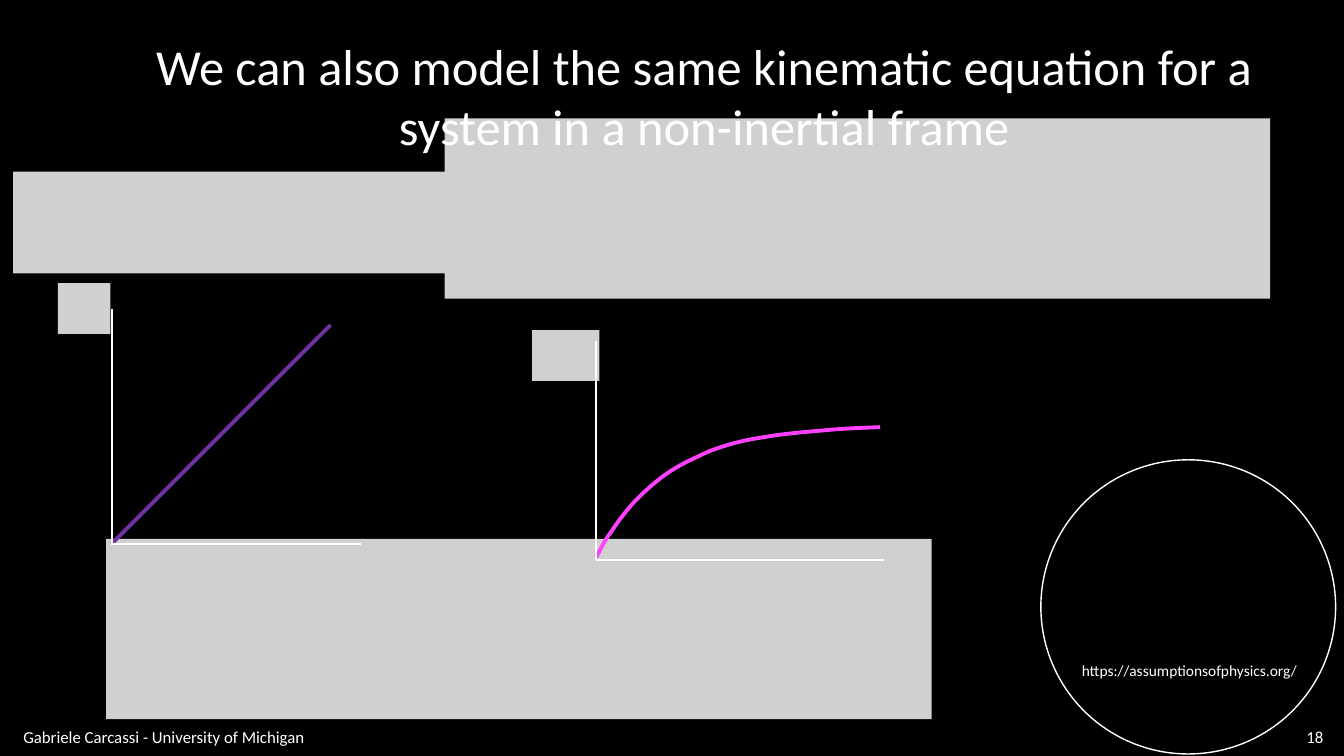
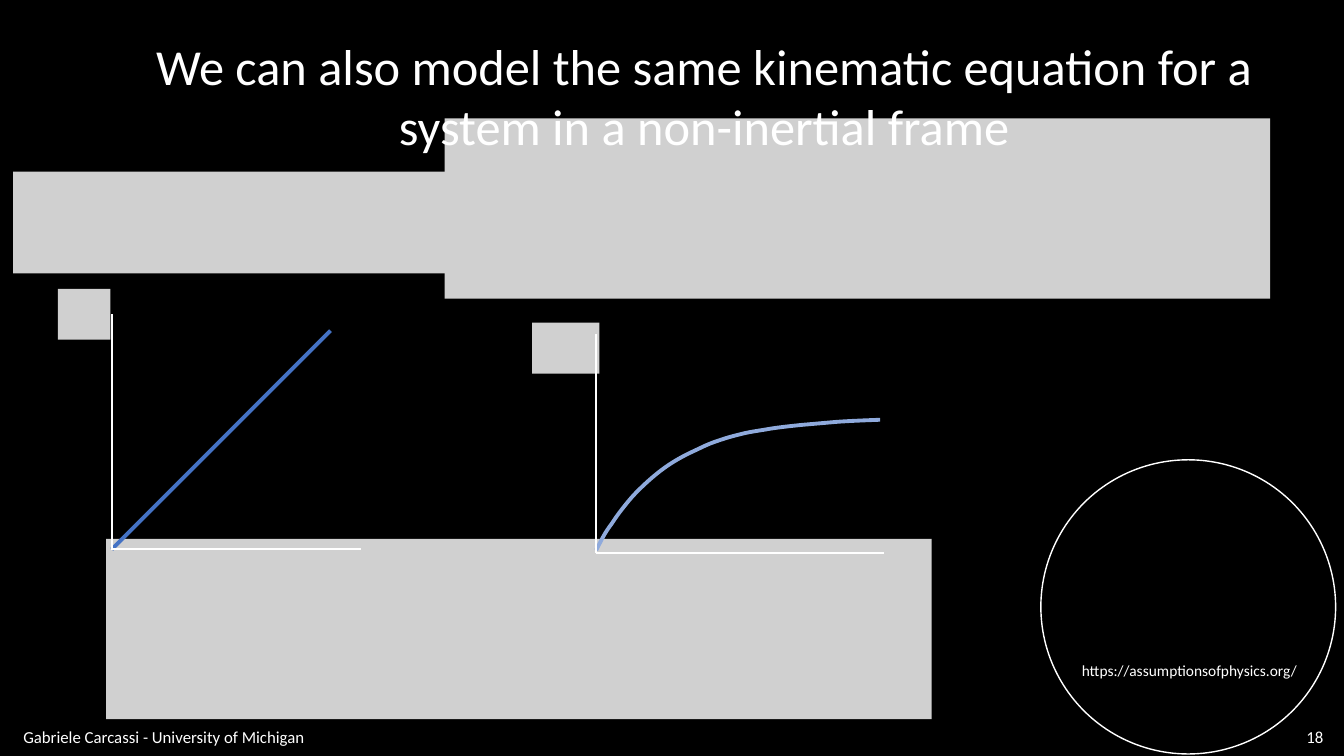
Before and after one commit to assumptionsofphysics/slides, a slide deck: slide 18 of BookCompanions-v2/RP-Class-2.pptx. Drawn at 1344x756 pixels with LibreOffice and Linux fonts; fonts in the diff are those of the drawing; grey boxes stand for pictures; background and template pictures are left out. Boxes give left, top, right and bottom in pixels: in the first picture for what was removed or moved away, otherwise in the second. Text is boxed around its words. In the diff, an @@ line names an element or a change of style, - is before the commit and + after.

```diff
--- a/BookCompanions-v2/RP-Class-2.pptx
+++ b/BookCompanions-v2/RP-Class-2.pptx
@@ 2 pictures, 2 freeform shapes, 1 line: place and size @@
-2 pictures, 2 freeform shapes, 1 line at [57, 283, 361, 595]
+2 pictures, 2 freeform shapes, 1 line at [57, 289, 361, 601]
@@ line (112, 549) - (331, 331): stroke #7030A0 2.75 pt to #4472C4 2.75 pt @@
@@ 2 freeform shapes, 1 picture: place and size @@
-2 freeform shapes, 1 picture at [532, 331, 880, 561]
+2 freeform shapes, 1 picture at [532, 323, 880, 553]
@@ freeform shape at [596, 419, 880, 549]: outline #FF40FF 2.75 pt to #8FAADC 2.75 pt @@
@@ freeform shape: place and size @@
-freeform shape at [596, 554, 884, 560]
+freeform shape at [596, 547, 884, 553]
```
Also in this commit, not shown: 1 other file.
